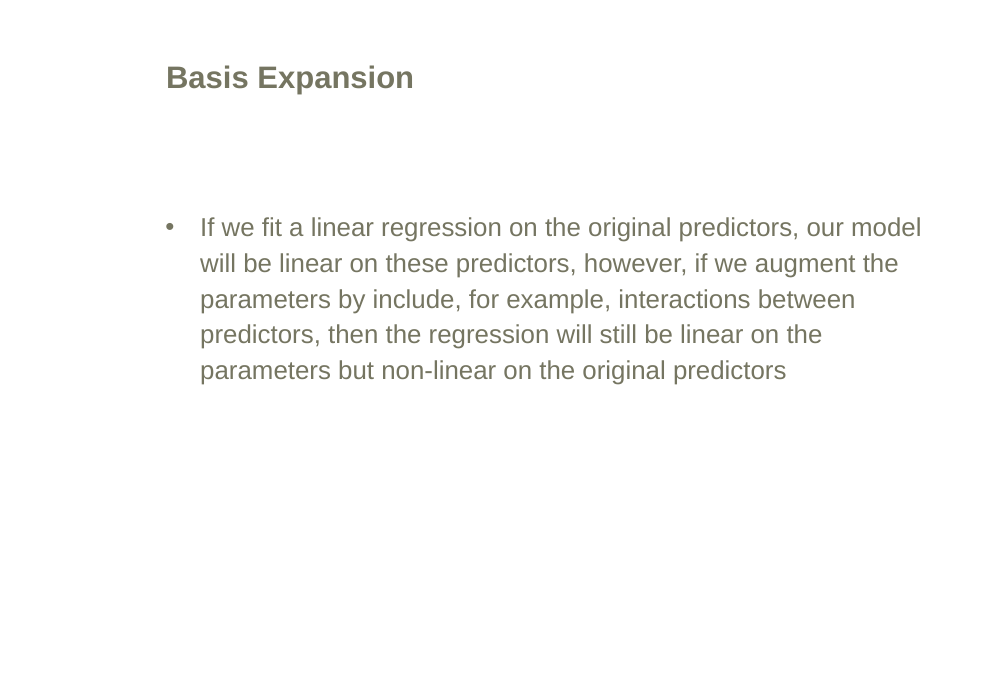
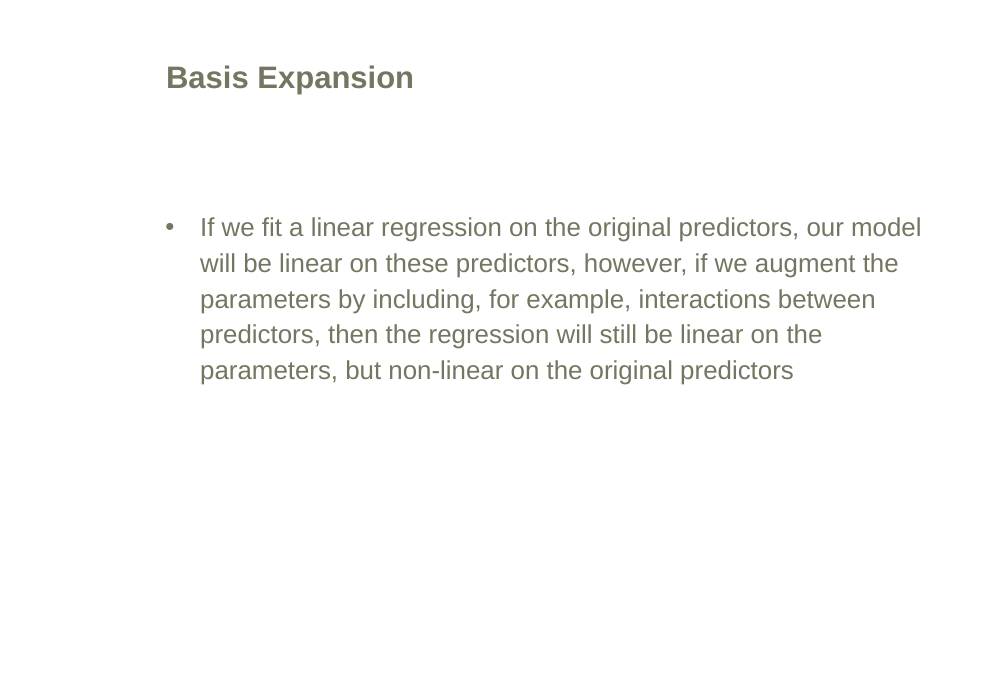
Before and after one commit to mikisvaz/DMPP, a slide deck: slide 30 of Prediction/Prediction.ppt. Drawn at 1008x698 pixels with LibreOffice and Linux fonts; fonts in the diff are those of the drawing; background and template pictures are left out. Boxes give left, top, right and bottom in pixels: in the first picture for what was removed or moved away, otherwise in the second. Text is boxed around its words. In the diff, an @@ line names an element or a change of style, - is before the commit and + after.

Commit message:
Fixed some typos

```diff
--- a/Prediction/Prediction.ppt
+++ b/Prediction/Prediction.ppt
@@ text at [200, 217, 921, 385]: text changed @@
-• If we fit a linear regression on the original predictors, our model will be linear on these predictors, however, if we augment the parameters by include, for example, interactions between predictors, then the regression will still be linear on the parameters but non-linear on the original predictors
+• If we fit a linear regression on the original predictors, our model will be linear on these predictors, however, if we augment the parameters by including, for example, interactions between predictors, then the regression will still be linear on the parameters, but non-linear on the original predictors
```
